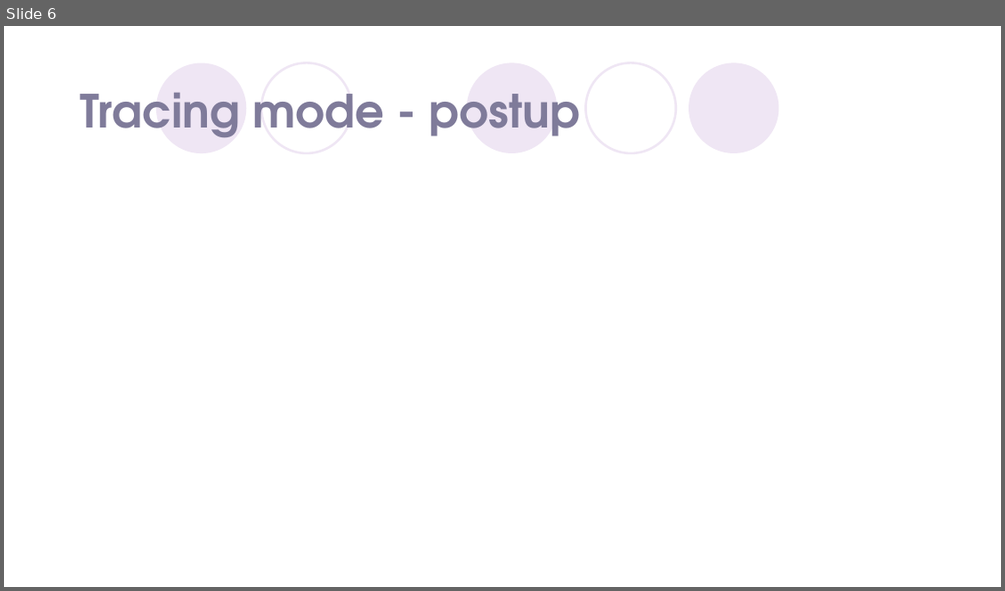
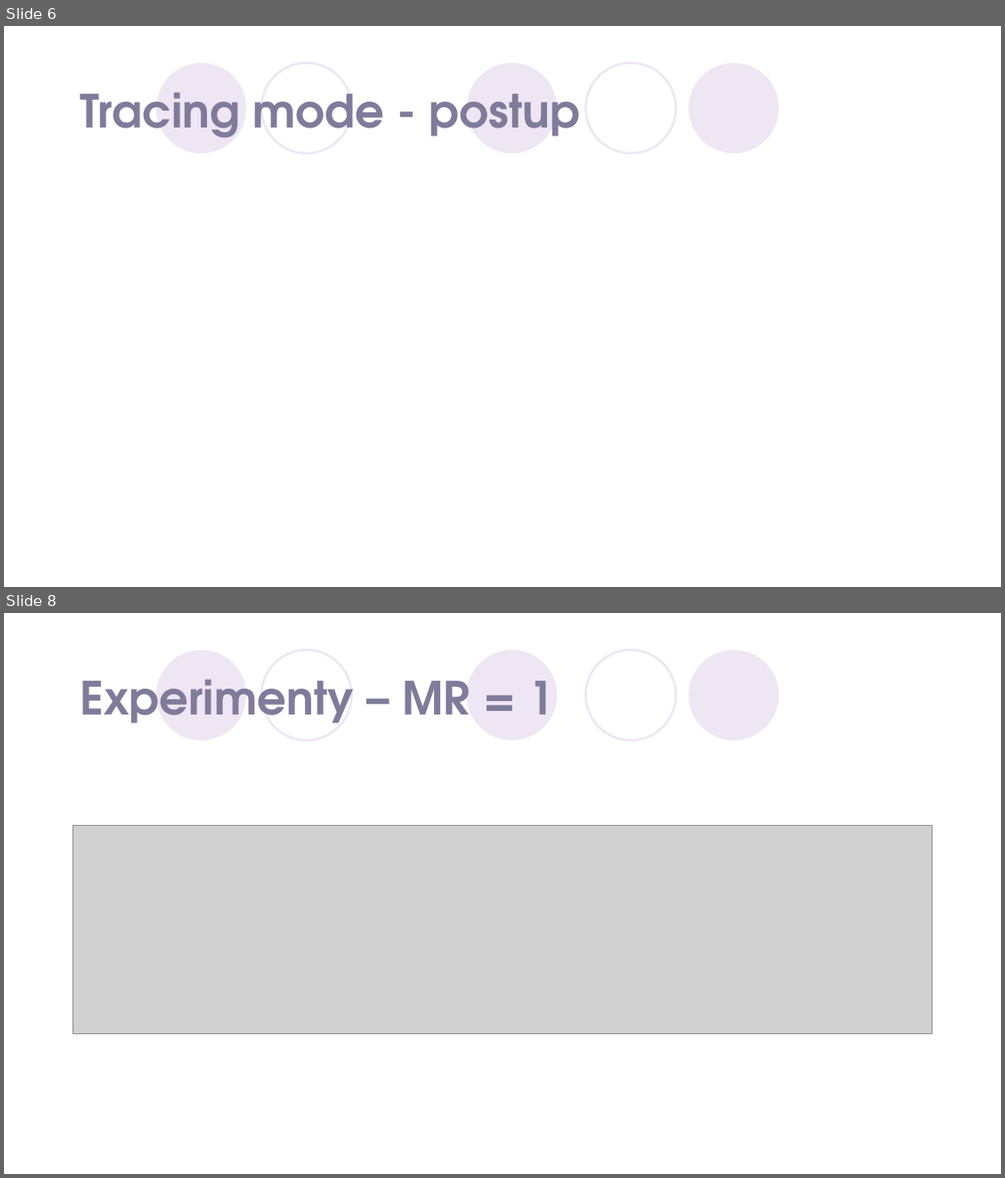
Before and after one commit to BarboraKubalcova/Cat-swarm-optimisation, a slide deck: CSO.pptx. Shown one above the other, each under a label of ours: slide 6 before the commit, slides 6 and 8 after it; the slides between them are not shown. The pictures are 1005x591 and 1005x1178 pixels, drawn with LibreOffice and Linux fonts; fonts in the diff are those of the drawing; grey boxes stand for pictures; background and template pictures are left out. Boxes give left, top, right and bottom in pixels: in the first picture for what was removed or moved away, otherwise in the second. Text is boxed around its words. In the diff, an @@ line names an element or a change of style, - is before the commit and + after.

```diff
--- a/CSO.pptx
+++ b/CSO.pptx
@@ slide 8 added at (4,613,1001,1174), background #FFFFFF; not listed: 5 template elements that a slide beside it also shows @@
@@ title added at (80,679,555,723), 44 pt, text #7F7B9A, bold @@
+Experimenty – MR = 1
@@ picture added at (73,826,933,1033) @@
```
Also in this commit, not shown: 2 slides changed, 2 other slides added, 3 other files.
